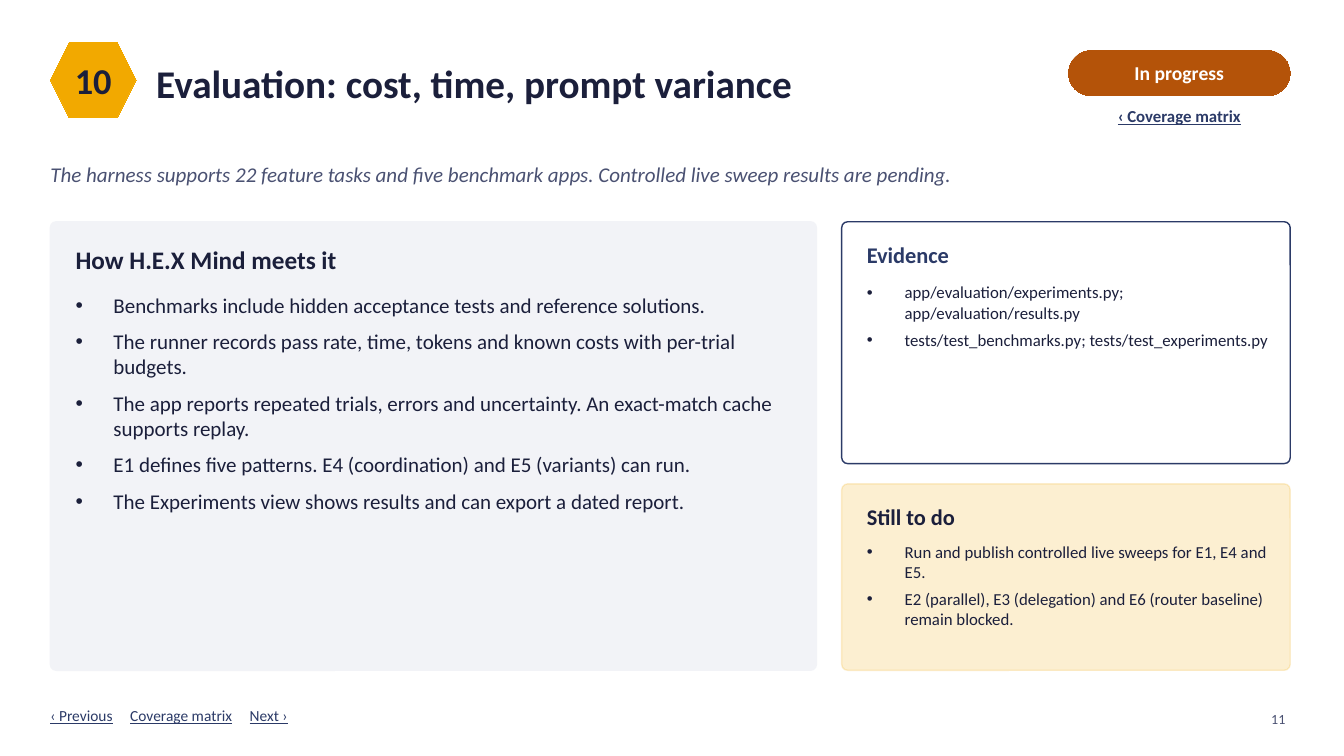
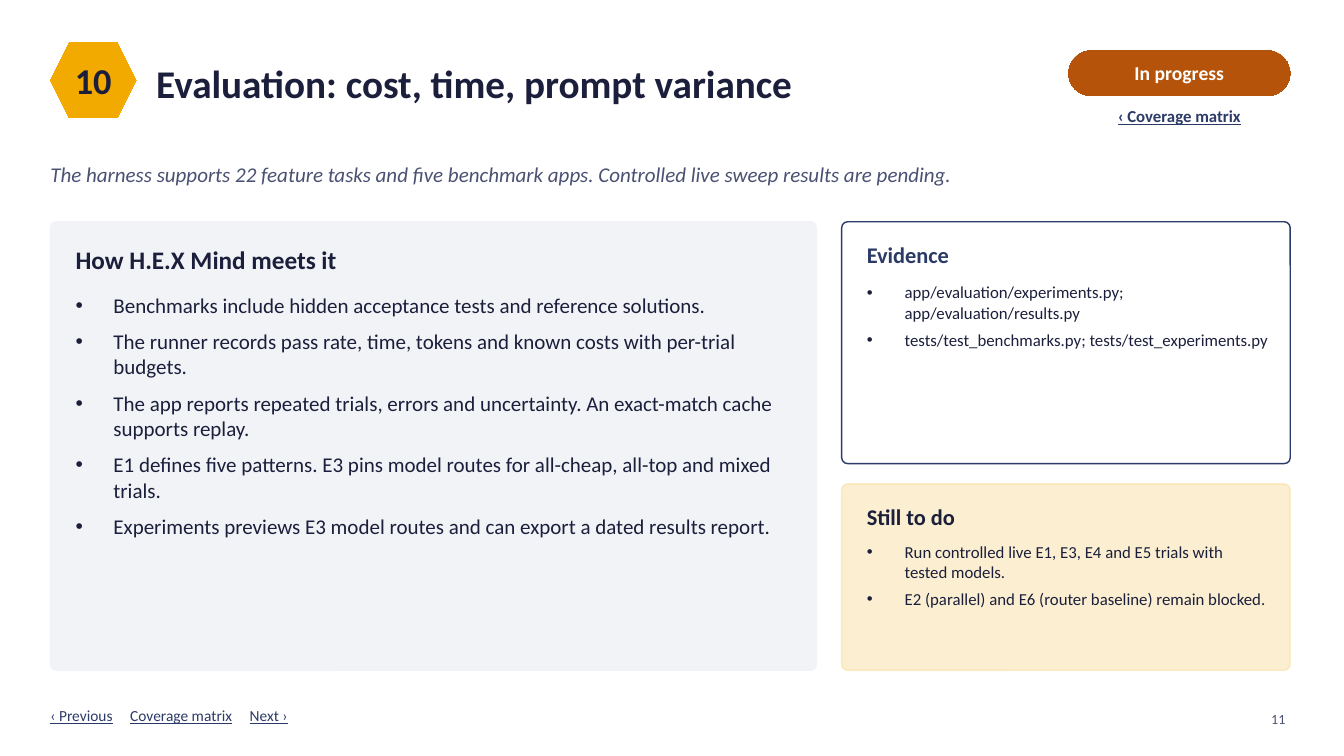
Before and after one commit to Cykikz/HEX, a slide deck: slide 11 of HEX_Mind_Requirements_Coverage_v2.pptx. Drawn at 1344x756 pixels with LibreOffice and Linux fonts; fonts in the diff are those of the drawing. Boxes give left, top, right and bottom in pixels: in the first picture for what was removed or moved away, otherwise in the second. Text is boxed around its words. In the diff, an @@ line names an element or a change of style, - is before the commit and + after.

Commit message:
Add pinned model delegation presets for E3

```diff
--- a/HEX_Mind_Requirements_Coverage_v2.pptx
+++ b/HEX_Mind_Requirements_Coverage_v2.pptx
@@ text at (113,457,771,538): text changed @@
-• E1 defines five patterns. E4 (coordination) and E5 (variants) can run.
-• The Experiments view shows results and can export a dated report.
+• E1 defines five patterns. E3 pins model routes for all-cheap, all-top and mixed trials.
+• Experiments previews E3 model routes and can export a dated results report.
@@ text at (905,546,1265,608): text changed @@
-• Run and publish controlled live sweeps for E1, E4 and E5.
-• E2 (parallel), E3 (delegation) and E6 (router baseline) remain blocked.
+• Run controlled live E1, E3, E4 and E5 trials with tested models.
+• E2 (parallel) and E6 (router baseline) remain blocked.
```
Also in this commit, not shown: 1 other slide changed, 13 other files.
